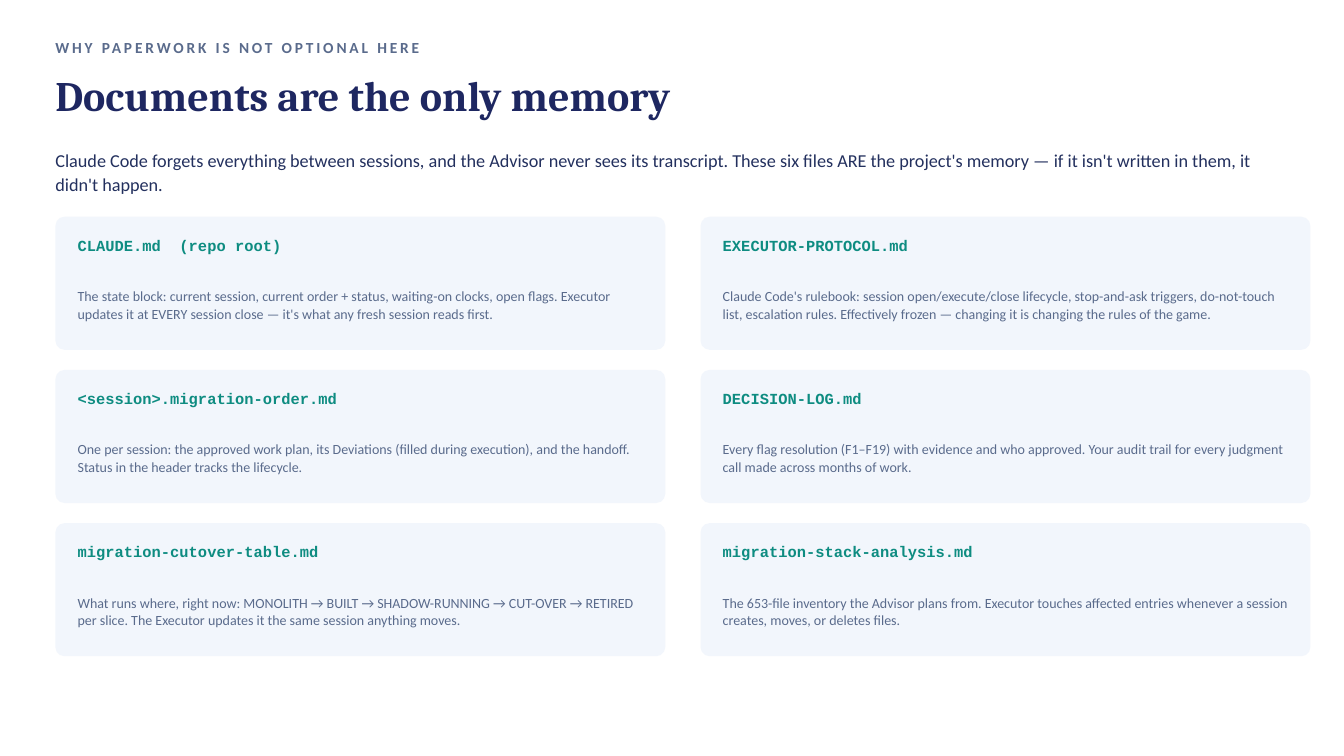
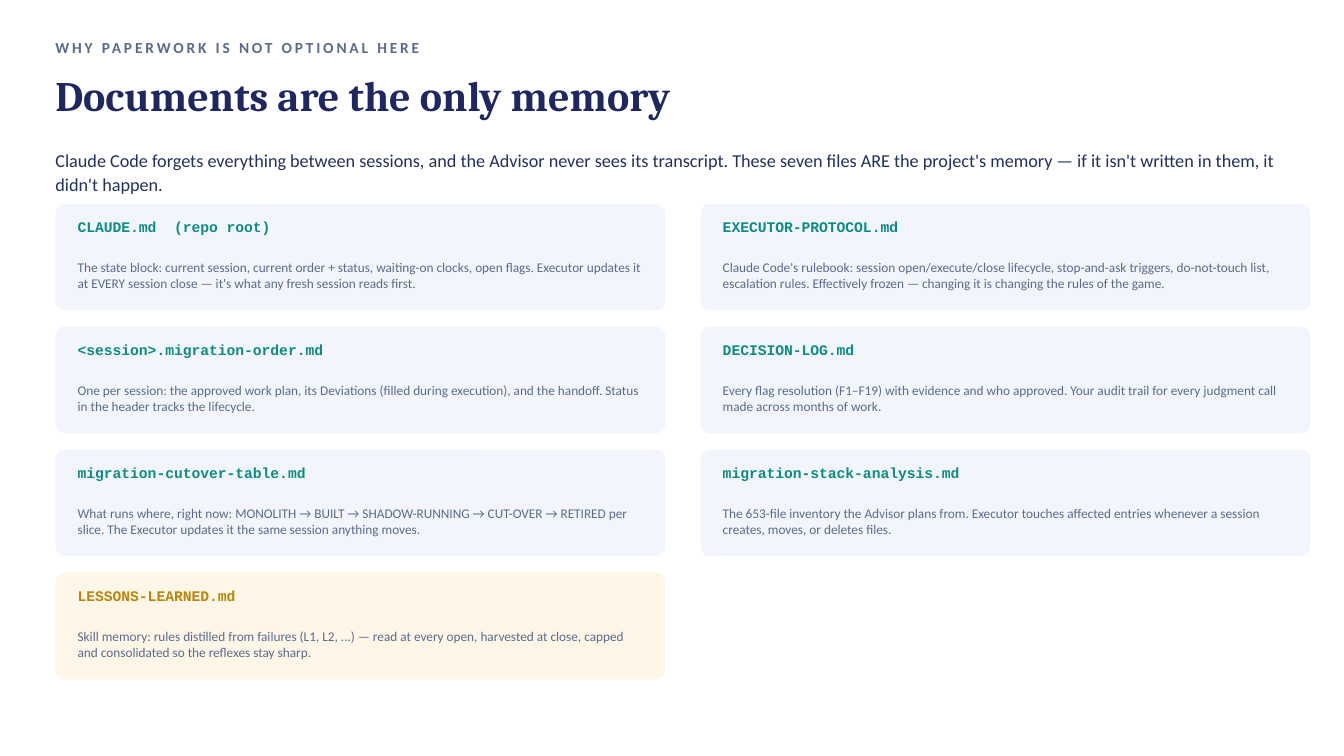
Before and after one commit to ripper7375/trading-alerts-saas-public, a slide deck: slide 14 of docs/migration-orders/monolith-to-microservices-migration-plan-overview.pptx. Drawn at 1344x756 pixels with LibreOffice and Linux fonts; fonts in the diff are those of the drawing. Boxes give left, top, right and bottom in pixels: in the first picture for what was removed or moved away, otherwise in the second. Text is boxed around its words. In the diff, an @@ line names an element or a change of style, - is before the commit and + after.

```diff
--- a/docs/migration-orders/monolith-to-microservices-migration-plan-overview.pptx
+++ b/docs/migration-orders/monolith-to-microservices-migration-plan-overview.pptx
@@ text at box(55, 154, 1273, 194): text changed @@
-Claude Code forgets everything between sessions, and the Advisor never sees its transcript. These six files ARE the project's memory — if it isn't written in them, it didn't happen.
+Claude Code forgets everything between sessions, and the Advisor never sees its transcript. These seven files ARE the project's memory — if it isn't written in them, it didn't happen.
@@ rounded rectangle: place and size @@
-rounded rectangle at box(55, 217, 665, 350)
+rounded rectangle at box(55, 204, 665, 311)
@@ rounded rectangle: place and size @@
-rounded rectangle at box(701, 217, 1311, 350)
+rounded rectangle at box(701, 204, 1311, 311)
@@ text "CLAUDE.md (repo root)": place and size @@
-text "CLAUDE.md (repo root)" at box(78, 240, 281, 255)
+text "CLAUDE.md (repo root)" at box(78, 221, 271, 235)
@@ text "EXECUTOR-PROTOCOL.md": place and size @@
-text "EXECUTOR-PROTOCOL.md" at box(723, 240, 908, 251)
+text "EXECUTOR-PROTOCOL.md" at box(723, 221, 898, 232)
@@ text "The state block: current session, ...": place and size @@
-text "The state block: current session, ..." at box(78, 291, 610, 321)
+text "The state block: current session, ..." at box(78, 263, 640, 290)
@@ text "Claude Code's rulebook: session open/execute/close ...": place and size @@
-text "Claude Code's rulebook: session open/execute/close ..." at box(723, 291, 1275, 322)
+text "Claude Code's rulebook: session open/execute/close ..." at box(723, 263, 1269, 290)
@@ rounded rectangle: place and size @@
-rounded rectangle at box(55, 370, 665, 503)
+rounded rectangle at box(55, 327, 665, 434)
@@ rounded rectangle: place and size @@
-rounded rectangle at box(701, 370, 1311, 503)
+rounded rectangle at box(701, 327, 1311, 434)
@@ text "<session>.migration-order.md": place and size @@
-text "<session>.migration-order.md" at box(78, 393, 337, 408)
+text "<session>.migration-order.md" at box(78, 344, 323, 358)
@@ text "DECISION-LOG.md": place and size @@
-text "DECISION-LOG.md" at box(723, 393, 862, 404)
+text "DECISION-LOG.md" at box(723, 344, 855, 355)
@@ text "One per session: the approved ...": place and size @@
-text "One per session: the approved ..." at box(78, 444, 630, 474)
+text "One per session: the approved ..." at box(78, 385, 638, 413)
@@ text "Every flag resolution (F1–F19) with ...": place and size @@
-text "Every flag resolution (F1–F19) with ..." at box(723, 444, 1283, 472)
+text "Every flag resolution (F1–F19) with ..." at box(723, 385, 1276, 411)
@@ rounded rectangle: place and size @@
-rounded rectangle at box(55, 523, 665, 656)
+rounded rectangle at box(55, 450, 665, 557)
@@ text "migration-cutover-table.md": place and size @@
-text "migration-cutover-table.md" at box(78, 546, 319, 561)
+text "migration-cutover-table.md" at box(78, 467, 306, 481)
@@ proportions changed in 6 elements at box(55, 204, 665, 311), box(701, 204, 1311, 311), box(55, 327, 665, 434), box(701, 327, 1311, 434), box(55, 450, 665, 557), box(701, 450, 1311, 557) @@
@@ rounded rectangle: place and size @@
-rounded rectangle at box(701, 523, 1311, 656)
+rounded rectangle at box(701, 450, 1311, 557)
@@ size 11 to 10.5 pt in 6 elements at box(78, 221, 271, 235), box(723, 221, 898, 232), box(78, 344, 323, 358), box(723, 344, 855, 355), box(78, 467, 306, 481), box(723, 467, 960, 481) @@
@@ text "migration-stack-analysis.md": place and size @@
-text "migration-stack-analysis.md" at box(723, 546, 973, 561)
+text "migration-stack-analysis.md" at box(723, 467, 960, 481)
@@ text "What runs where, right now: ...": place and size @@
-text "What runs where, right now: ..." at box(78, 598, 634, 628)
+text "What runs where, right now: ..." at box(78, 509, 627, 536)
@@ size 10 to 9.5 pt; line spacing 12.5pt to 11.5pt in 6 elements at box(78, 263, 640, 290), box(723, 263, 1269, 290), box(78, 385, 638, 413), box(723, 385, 1276, 411), box(78, 509, 627, 536), box(723, 509, 1259, 536) @@
@@ text "The 653-file inventory the Advisor ...": place and size @@
-text "The 653-file inventory the Advisor ..." at box(723, 598, 1287, 627)
+text "The 653-file inventory the Advisor ..." at box(723, 509, 1259, 536)
@@ rounded rectangle added at box(55, 573, 665, 680), fill #FFF6E8 @@
@@ text added at box(78, 590, 236, 601), 10.5 pt, text #B8860B, bold @@
+LESSONS-LEARNED.md
@@ text added at box(78, 631, 623, 659), 9.5 pt, text #5A6B8C @@
+Skill memory: rules distilled from failures (L1, L2, ...) — read at every open, harvested at close, capped and consolidated so the reflexes stay sharp.
```
Also in this commit, not shown: 1 other slide changed, 6 other files.
